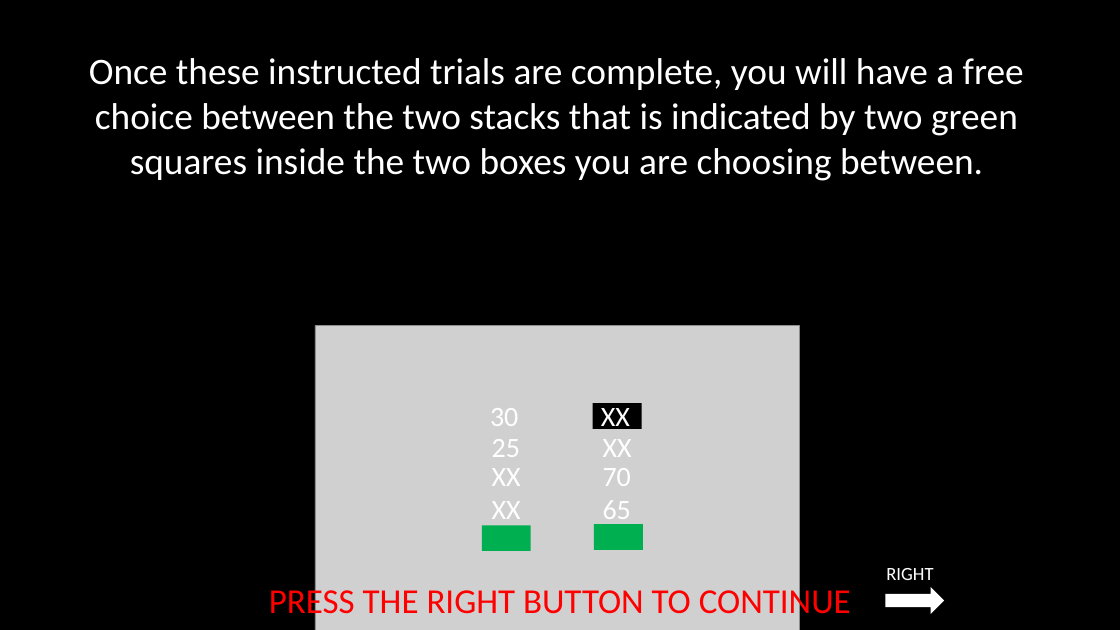
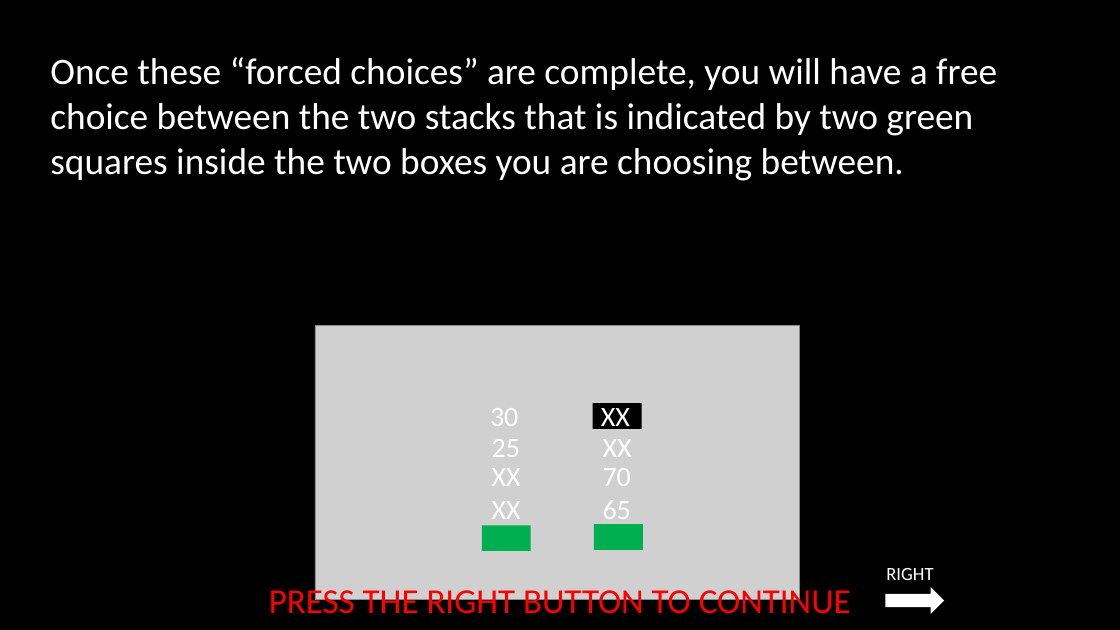
Before and after one commit to laureate-institute-for-brain-research/StimToolOnline, a slide deck: slide 20 of public/js/tasks/horizon/media/horizonInstructions_RSS.pptx. Drawn at 1120x630 pixels with LibreOffice and Linux fonts; fonts in the diff are those of the drawing; grey boxes stand for pictures. Boxes give left, top, right and bottom in pixels: in the first picture for what was removed or moved away, otherwise in the second. Text is boxed around its words. In the diff, an @@ line names an element or a change of style, - is before the commit and + after.

```diff
--- a/public/js/tasks/horizon/media/horizonInstructions_RSS.pptx
+++ b/public/js/tasks/horizon/media/horizonInstructions_RSS.pptx
@@ text at (x1=50, y1=57, x2=997, y2=181): text changed @@
-Once these instructed trials are complete, you will have a free choice between the two stacks that is indicated by two green squares inside the two boxes you are choosing between.
+Once these “forced choices” are complete, you will have a free choice between the two stacks that is indicated by two green squares inside the two boxes you are choosing between.
@@ picture resized from (x1=315, y1=326, x2=799, y2=630) to (x1=315, y1=326, x2=799, y2=600) @@
```
Also in this commit, not shown: 10 other slides changed, 13 other files.
